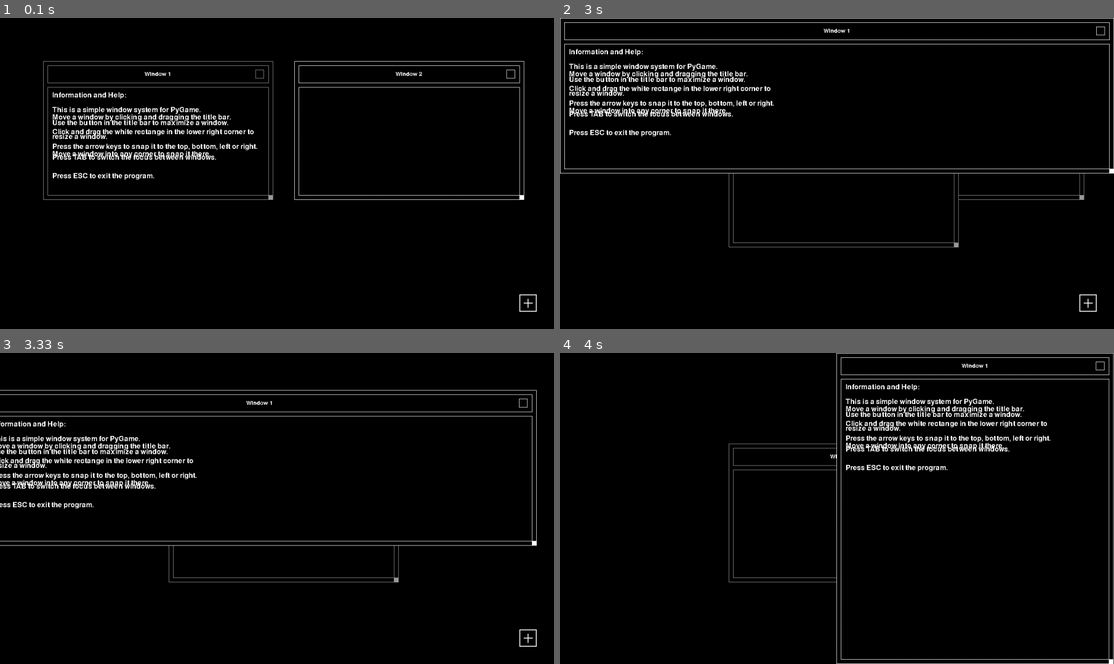
Above: before the commit, frames 1-4 (two rows, left to right).
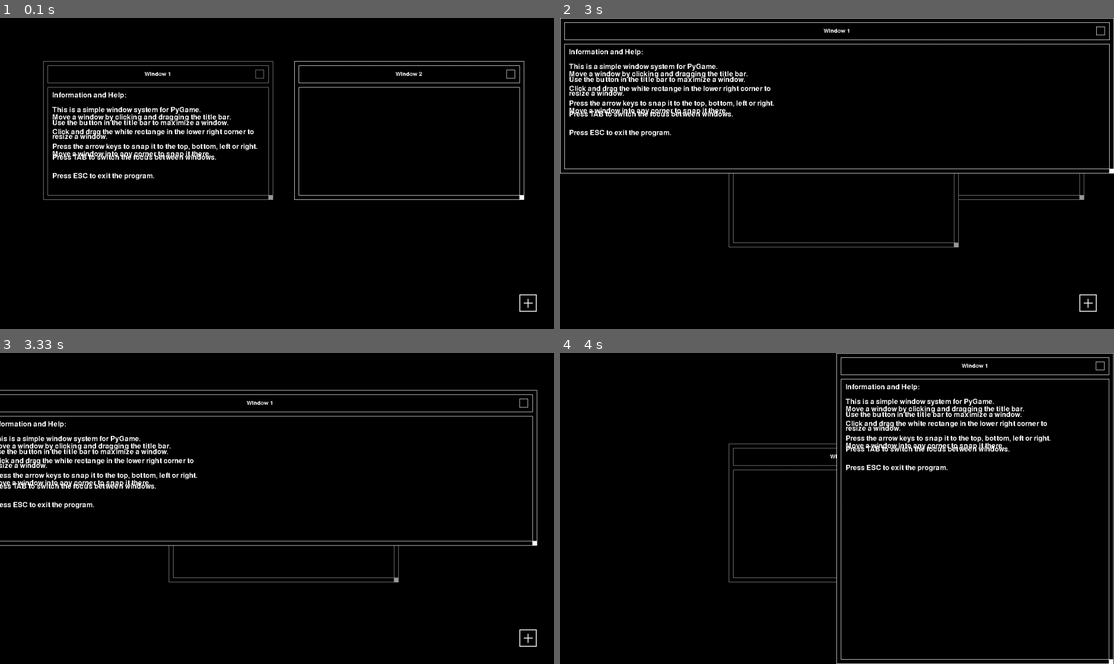
Above: after the commit, the same moments.

Repository: tomastoews/pygame-window-system
Game: pygame game, started from main.py
Same seed, same stepped clock (60 frames per second), same inputs: the game is played once before the commit and once after it.
Inputs (mouse positions are in pixels of both pictures, inside the frame that each line leads up to):
- Up to frame 1 (0.1 s): no input
- Up to frame 2 (3 s): press the mouse at (715, 129) at 0.37 s; move the mouse to (709, 151) at 0.47 s; release the mouse at (704, 176) at 0.6 s; hold Right 0.67-1.13 s; hold Up 1.17-1.47 s; click "Window 1" at 1.55 s; press the mouse at (1102, 30) at 1.87 s; move the mouse to (875, 133) at 1.97 s; release the mouse at (654, 235) at 2.1 s; press the mouse at (1102, 30) at 2.2 s; move the mouse to (964, 157) at 2.3 s; release the mouse at (825, 285) at 2.43 s; press the mouse at (1086, 304) at 2.53 s; move the mouse to (881, 207) at 2.63 s; release the mouse at (676, 114) at 2.77 s; press the mouse at (837, 30) at 2.87 s; move the mouse to (825, 64) at 2.97 s
- Up to frame 3 (3.33 s): release the mouse at (254, 433) at 3.1 s; press the mouse at (277, 365) at 3.2 s; move the mouse to (260, 402) at 3.3 s
- Up to frame 4 (4 s): release the mouse at (803, 440) at 3.43 s; hold Right 3.5-3.97 s

Frames 1-2 are identical in both runs. In frame 3, 2.6% of the frame differs, in the area x 0-97%, y 11-63%; in frame 4, nothing differs.

Commit message:
Fixed cursor position during window dragging

Diff:
--- a/main.py
+++ b/main.py
@@ -1,5 +1,6 @@
 #!/usr/bin/python3
 
+import time
 import random
 import pygame
 import pygame.locals
@@ -89,6 +90,7 @@
         self.title = title
         self.x = x
         self.y = y
+        self.cursor_distance = None
         self.width = INITIAL_WINDOW_WIDTH+(self.border*3)
         self.height = INITIAL_WINDOW_HEIGHT+(self.border*2)
         self.title_text = title_font.render(self.title, False, (255,255,255))
@@ -113,6 +115,13 @@
             ((rectangle.x+rectangle.width, rectangle.y), (rectangle.x+rectangle.width, rectangle.y+rectangle.height))
         ]
 
+    def set_cursor_distance(self, mouse_pos):
+        x = (self.x - mouse_pos[0]) * -1
+        y = (self.y - mouse_pos[1]) * -1
+        if x < 0: x = x * -1
+        if y < 0: y = y * -1
+        self.cursor_distance = (x,y)
+
     def move(self):
         global snap_distance
         mouse_pos = pygame.mouse.get_pos()
@@ -142,23 +151,21 @@
         elif mouse_pos[0] >= screen_width-snap_distance and mouse_pos[1] > snap_distance and mouse_pos[1] < screen_height-snap_distance:
             self.snap_right()
             return None
-        # x_distance = (self.x - mouse_pos[0]) * -1
-        # y_distance = (self.y - mouse_pos[1]) * -1
-        x = mouse_pos[0] - (self.width/2)
-        y = mouse_pos[1] - (self.border+self.title_bar.height/2)
-        # print(f"Mouse: {mouse_pos[0]}, Window: {x}, Distance: {x_distance}")
-        # print(f"Distance: {x_distance}")
-        self.boxed_x = 0
-        self.boxed_y = 0
-        self.boxed_width = 0
-        self.boxed_height = 0
-        self.x = x
-        self.y = y
-        self.title_bar.x = x
-        self.title_bar.y = y
-        self.container.x = x
-        self.container.y = self.title_bar.height
-        self.update()
+        if self.cursor_distance is not None and self.cursor_distance[0] < (self.title_bar.width) and self.cursor_distance[1] < (self.title_bar.height):
+            # print(self.cursor_distance)
+            x = mouse_pos[0] - self.cursor_distance[0]
+            y = mouse_pos[1] - self.cursor_distance[1]
+            self.boxed_x = 0
+            self.boxed_y = 0
+            self.boxed_width = 0
+            self.boxed_height = 0
+            self.x = x
+            self.y = y
+            self.title_bar.x = x
+            self.title_bar.y = y
+            self.container.x = x
+            self.container.y = self.title_bar.height
+            self.update()
 
     def resize(self):
         mouse_pos = pygame.mouse.get_pos()
@@ -385,6 +392,7 @@
                         windows[normal_index].toggle_fullscreen()
                     elif reversed_windows[i].title_bar.collidepoint(mouse_pos):
                         windows[normal_index].is_dragging = True
+                        windows[normal_index].set_cursor_distance(mouse_pos)
                         origin_mouse_pos = mouse_pos
                     elif reversed_windows[i].resize_button.collidepoint(mouse_pos):
                         windows[normal_index].is_resizing = True
@@ -399,6 +407,7 @@
 
         if event.type == pygame.MOUSEBUTTONUP:
             if focused_window_index is not None:
+                windows[focused_window_index].cursor_distance = None
                 if windows[focused_window_index].is_dragging:
                     windows[focused_window_index].is_dragging = False
                     # focused_window_index = None
